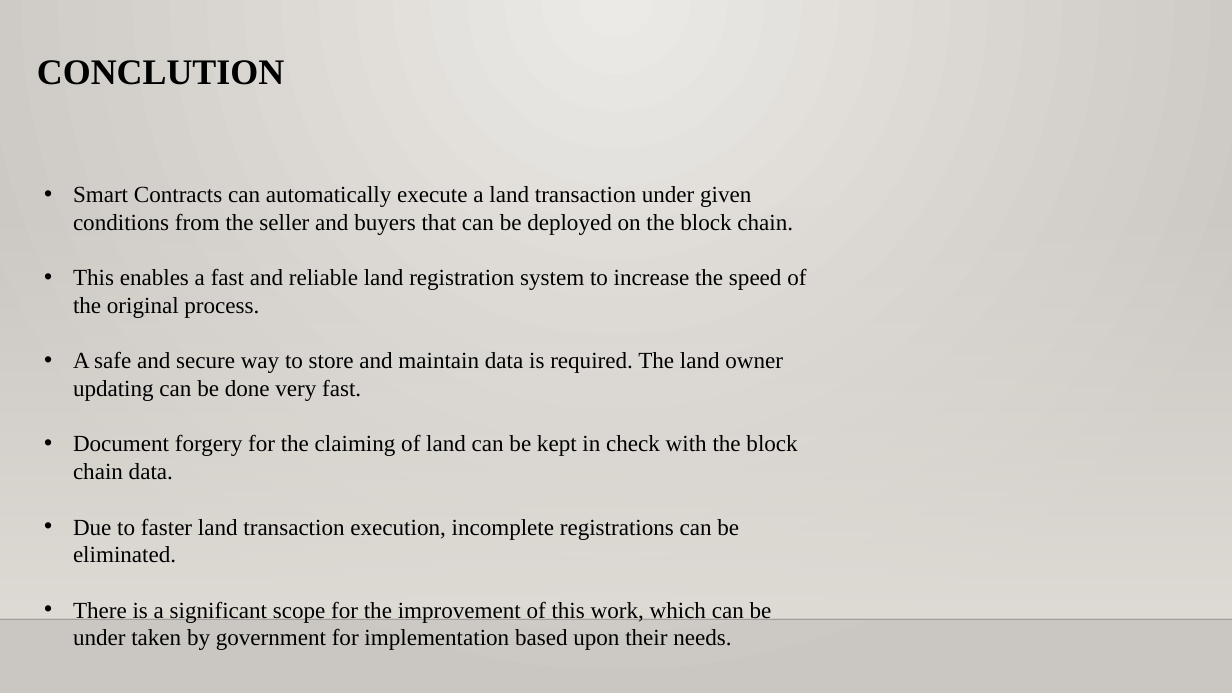
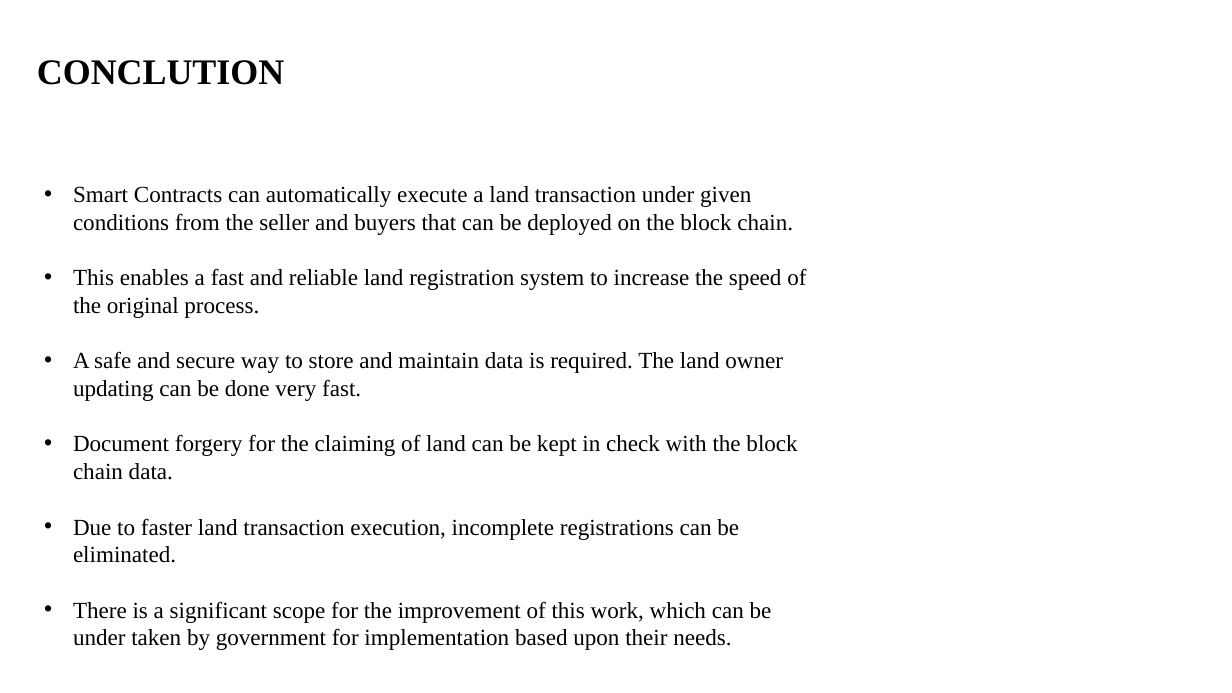
Before and after one commit to KL-Security/Land-Registration, a slide deck: slide 4 of Property_Registration_Management_System_using_Blockchain_REVIEW.pptx (slide 6 before the commit). Drawn at 1232x693 pixels with LibreOffice and Linux fonts; fonts in the diff are those of the drawing; background and template pictures are left out. Boxes give left, top, right and bottom in pixels: in the first picture for what was removed or moved away, otherwise in the second. Text is boxed around its words. In the diff, an @@ line names an element or a change of style, - is before the commit and + after.

```diff
--- a/Property_Registration_Management_System_using_Blockchain_REVIEW.pptx
+++ b/Property_Registration_Management_System_using_Blockchain_REVIEW.pptx
@@ background gradient #ECEAE7 to #CAC7C1 to #FFFFFF @@
@@ rectangle removed at (x1=0, y1=204, x2=1232, y2=619) @@
@@ line removed from (0, 619) to (1232, 619) @@
```
Also in this commit, not shown: 3 other slides changed, 1 slide added, 4 slides removed.
